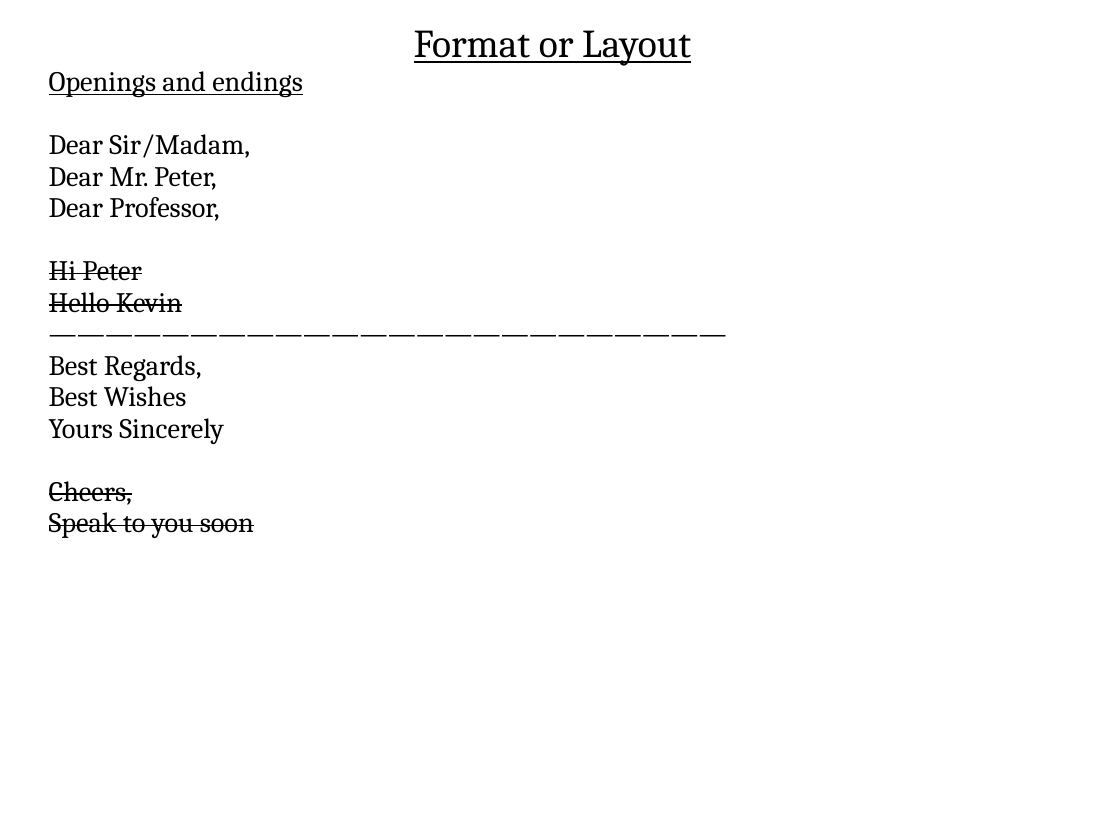
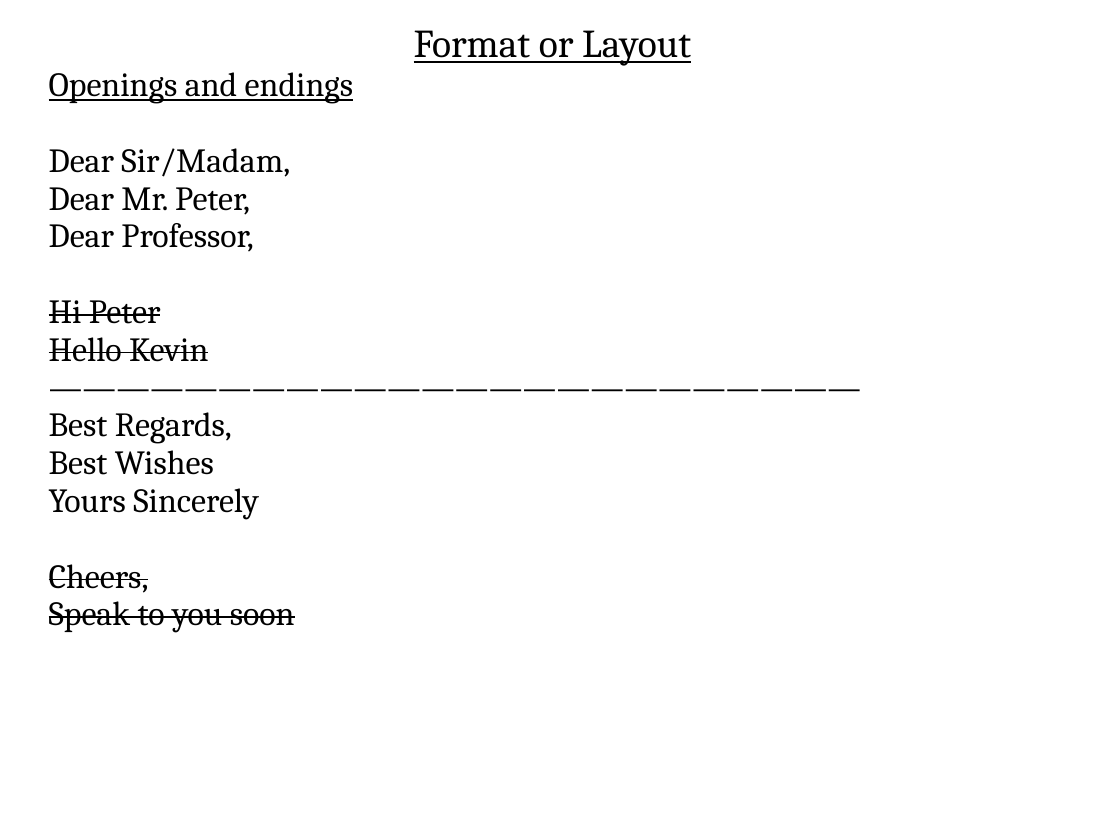
Before and after one commit to ADILp6/IBIT, a slide deck: slide 3 of Sunday_Tuesday_Thursday/Class_9_28_February_2019/FormalInformalLetter.odp. Drawn at 1120x840 pixels with LibreOffice and Linux fonts; fonts in the diff are those of the drawing. Boxes give left, top, right and bottom in pixels: in the first picture for what was removed or moved away, otherwise in the second. Text is boxed around its words. In the diff, an @@ line names an element or a change of style, - is before the commit and + after.

```diff
--- a/Sunday_Tuesday_Thursday/Class_9_28_February_2019/FormalInformalLetter.odp
+++ b/Sunday_Tuesday_Thursday/Class_9_28_February_2019/FormalInformalLetter.odp
@@ text in free at (49,148,295,633): size 20 to 24 pt @@
```
Also in this commit, not shown: 1 other slide changed, 7 slides added, 1 slide removed, 37 other files.
